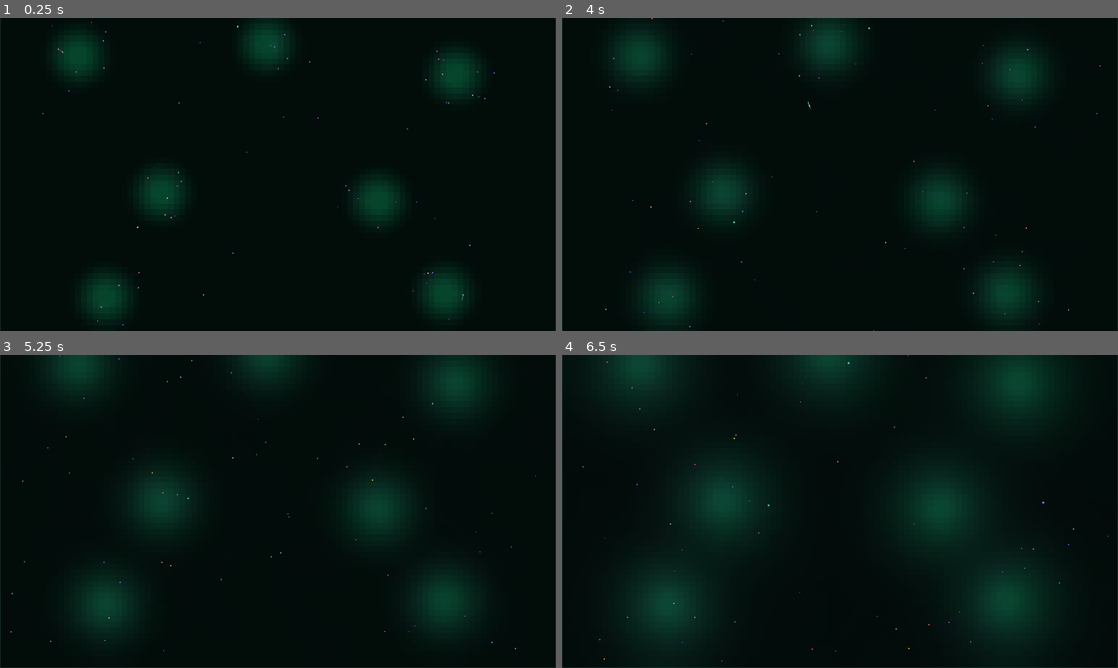
Above: before the commit, frames 1-4 (two rows, left to right).
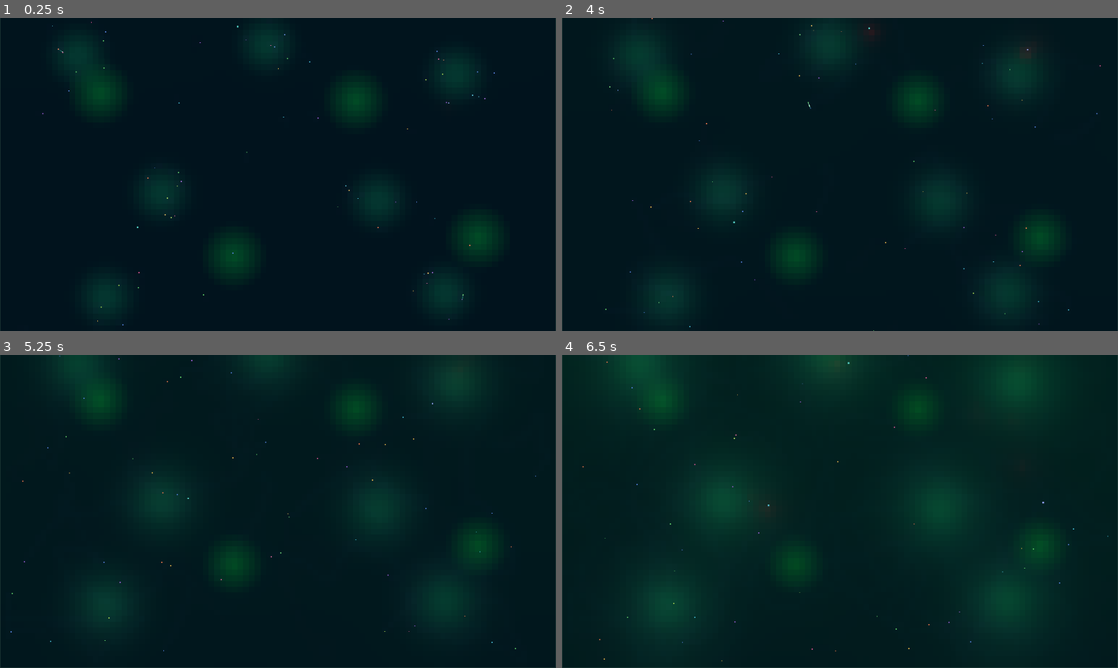
Above: after the commit, the same moments.

Repository: Rzbck/MicroC0re
Game: Godot game, scene res://src/app/main.tscn
Two runs of this game, one before a commit and one after it. Both use one fixed random seed, a clock stepped at 60 frames per second and the inputs below.
Inputs (mouse positions are in pixels of both pictures, inside the frame that each line leads up to):
- Up to frame 1 (0.25 s): no input
- Up to frame 2 (4 s): tap Enter at 0.5, 3.5 s; move the mouse to (962, 158) at 0.52 s; hold D 0.53-1.25 s; tap F at 0.6 s; click (962, 158) at 0.67 s; tap Space at 0.77, 1.25, 3.77 s; drag from (728, 190) to (812, 237) at 1.27 s; move the mouse to (895, 105) at 2.02 s; hold D 2.03-2.75 s; tap N at 2.1 s; drag from (812, 237) to (673, 127) at 2.77 s; move the mouse to (1006, 221) at 3.52 s; hold A from 3.53 s (still down); tap 2 at 3.6 s
- Up to frame 3 (5.25 s): release A at 4.25 s; tap Space at 4.25 s; drag from (111, 464) to (194, 433) at 4.27 s; move the mouse to (305, 511) at 5.02 s; hold S from 5.03 s (still down); tap 4 at 5.1 s; click (305, 511) at 5.17 s
- Up to frame 4 (6.5 s): release S at 5.75 s; tap Enter at 5.75 s; drag from (756, 433) to (728, 527) at 5.77 s

The runs differ from the first frame. In frame 1, 4.0% of the frame differs, in the area x 13-91%, y 16-84%; in frame 2, 4.0%; in frame 3, 4.0%; in frame 4, 4.2%, in the area x 14-91%, y 9-76%.

Commit message:
biome: visualize producer oxygen EPS detritus and damage plumes

Diff:
--- a/src/app/pixel_microscope.gd
+++ b/src/app/pixel_microscope.gd
@@ -531,31 +531,79 @@
 
 	var nutrient_field: Variant = sim.nutrient
 	var waste_field: Variant = sim.waste
+	var oxygen_field: Variant = sim.oxygen
+	var detritus_field: Variant = sim.detritus
+	var eps_field: Variant = sim.eps
+	var cue_field: Variant = sim.damage_cue
+	var producer_field: Variant = sim.producer_biomass
 	var width: int = int(nutrient_field.width)
 	var height: int = int(nutrient_field.height)
 
 	for y in range(height):
 		for x in range(width):
 			var nutrient_value: float = clampf(
-				float(nutrient_field.get_cell(x, y)) * 1.9,
+				float(nutrient_field.get_cell(x, y)) * 1.65,
 				0.0,
 				1.0
 			)
 			var waste_value: float = clampf(
-				float(waste_field.get_cell(x, y)) * 2.4,
+				float(waste_field.get_cell(x, y)) * 2.2,
 				0.0,
 				1.0
 			)
+			var oxygen_value: float = clampf(
+				float(oxygen_field.get_cell(x, y)) * 1.35,
+				0.0,
+				1.0
+			)
+			var detritus_value: float = clampf(
+				float(detritus_field.get_cell(x, y)) * 4.2,
+				0.0,
+				1.0
+			)
+			var eps_value: float = clampf(
+				float(eps_field.get_cell(x, y)) * 5.0,
+				0.0,
+				1.0
+			)
+			var cue_value: float = clampf(
+				float(cue_field.get_cell(x, y)) * 7.0,
+				0.0,
+				1.0
+			)
+			var producer_value: float = clampf(
+				float(producer_field.get_cell(x, y)) * 1.35,
+				0.0,
+				1.0
+			)
 
 			var n: float = sqrt(nutrient_value)
 			var w: float = sqrt(waste_value)
+			var o: float = sqrt(oxygen_value)
+			var d: float = sqrt(detritus_value)
+			var e: float = sqrt(eps_value)
+			var cue: float = sqrt(cue_value)
+			var p: float = sqrt(producer_value)
+
 			field_image.set_pixel(
 				x,
 				y,
 				Color(
-					0.005 + n * 0.020 + w * 0.15,
-					0.010 + n * 0.26 + w * 0.025,
-					0.014 + n * 0.16 + w * 0.18,
+					clampf(
+						0.004 + n * 0.012 + w * 0.11 + d * 0.15 + cue * 0.24,
+						0.0,
+						1.0
+					),
+					clampf(
+						0.009 + n * 0.15 + o * 0.055 + p * 0.22 + e * 0.11,
+						0.0,
+						1.0
+					),
+					clampf(
+						0.014 + n * 0.08 + o * 0.12 + w * 0.10 + e * 0.15,
+						0.0,
+						1.0
+					),
 					1.0
 				)
 			)
@@ -757,11 +805,11 @@
 func _inspector_title(organism: Variant) -> String:
 	match selected_kind:
 		"bacterium":
-			return "BACTERIUM  #%d" % int(organism.id)
+			return "BAC  #%d" % int(organism.id)
 		"amoeba":
-			return "AMOEBOID PREDATOR  #%d" % int(organism.id)
+			return "AMOEBA  #%d" % int(organism.id)
 		"ciliate":
-			return "CILIATE GRAZER  #%d" % int(organism.id)
+			return "CILIATE  #%d" % int(organism.id)
 		_:
 			return "ORGANISM"
 
@@ -814,7 +862,7 @@
 			String(organism.plasmid_names()),
 			int(organism.hgt_events),
 			float(organism.transfer_progress) * 100.0,
-		]
+		] + _local_biome_text(Vector2(organism.position))
 
 	if selected_kind == "amoeba":
 		var state: String = (
@@ -843,7 +891,7 @@
 			float(organism.gene_size),
 			float(organism.gene_metabolism),
 			float(organism.mutation_rate),
-		]
+		] + _local_biome_text(Vector2(organism.position))
 
 	if selected_kind == "ciliate":
 		var state: String = (
@@ -872,9 +920,26 @@
 			float(organism.gene_size),
 			float(organism.gene_metabolism),
 			float(organism.mutation_rate),
-		]
+		] + _local_biome_text(Vector2(organism.position))
 
 	return ""
+
+
+func _local_biome_text(position: Vector2) -> String:
+	if sim == null:
+		return ""
+	return (
+		"\n\nLOCAL BIOME\n"
+		+ "nutrient  %.3f\noxygen    %.3f\ndetritus  %.3f\n"
+		+ "EPS       %.3f\ndamage    %.3f\nproducer  %.3f"
+	) % [
+		float(sim.nutrient.sample_world(position)),
+		float(sim.oxygen.sample_world(position)),
+		float(sim.detritus.sample_world(position)),
+		float(sim.eps.sample_world(position)),
+		float(sim.damage_cue.sample_world(position)),
+		float(sim.producer_biomass.sample_world(position)),
+	]
 
 
 func _open_menu() -> void:
